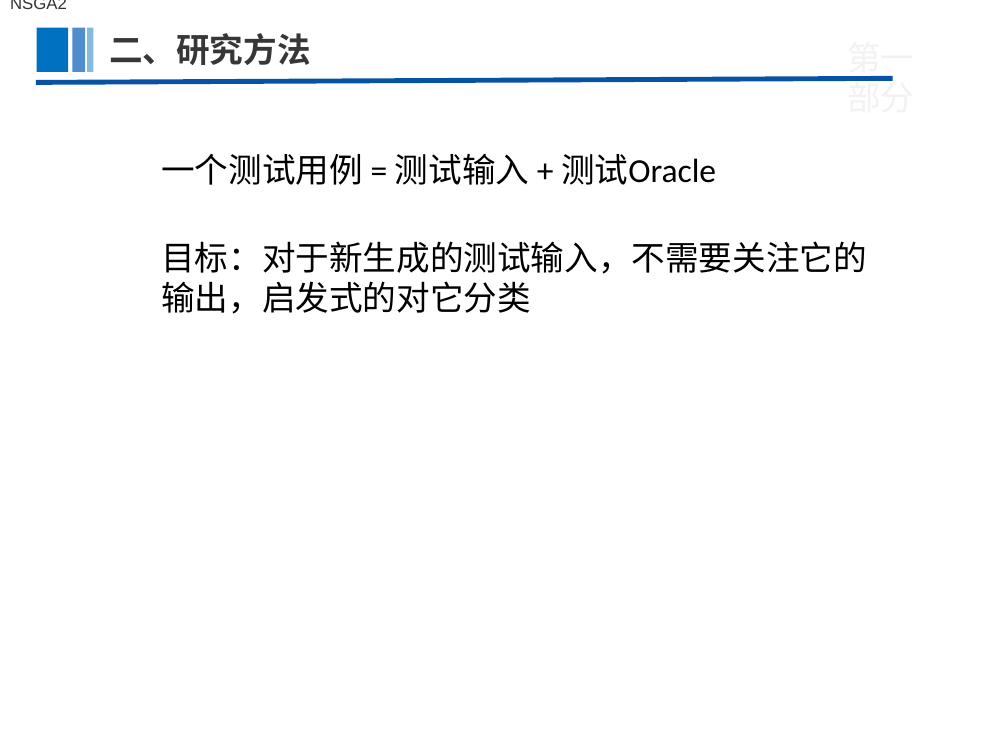
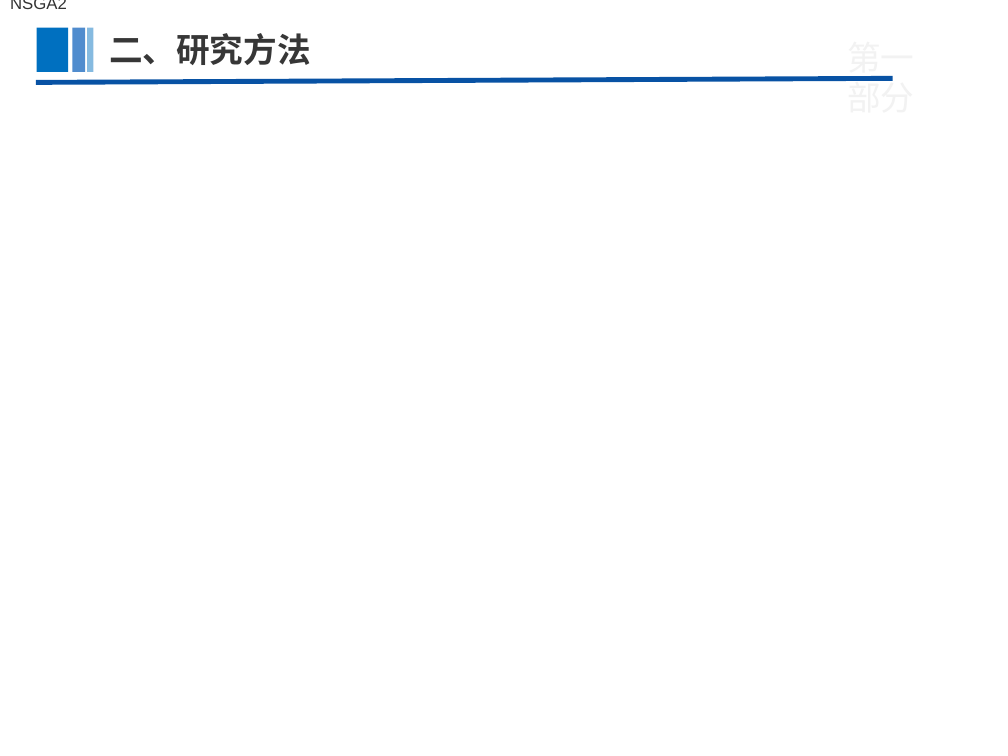
Before and after one commit to zxdemm/paper, a slide deck: slide 10 of 研一上/软件缺陷修复/补丁评估方向/Identifying Patch Correctness in Test-Based Program Repair.pptx (slide 3 before the commit). Drawn at 1008x756 pixels with LibreOffice and Linux fonts; fonts in the diff are those of the drawing; background and template pictures are left out. Boxes give left, top, right and bottom in pixels: in the first picture for what was removed or moved away, otherwise in the second. Text is boxed around its words. In the diff, an @@ line names an element or a change of style, - is before the commit and + after.

```diff
--- a/研一上/软件缺陷修复/补丁评估方向/Identifying Patch Correctness in Test-Based Program Repair.pptx
+++ b/研一上/软件缺陷修复/补丁评估方向/Identifying Patch Correctness in Test-Based Program Repair.pptx
@@ text removed at [161,154,716,185] @@
-一个测试用例 = 测试输入 + 测试Oracle
@@ text removed at [161,241,867,314] @@
-目标：对于新生成的测试输入，不需要关注它的输出，启发式的对它分类
```
Also in this commit, not shown: 6 other slides changed, 4 slides added, 10 other files.
